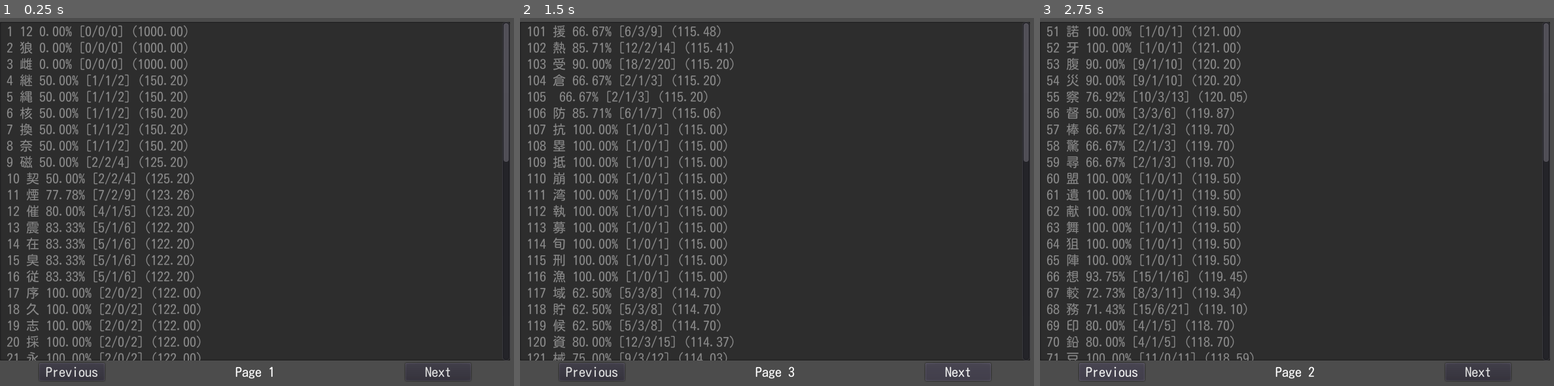
Above: before the commit, frames 1-3 (left to right).
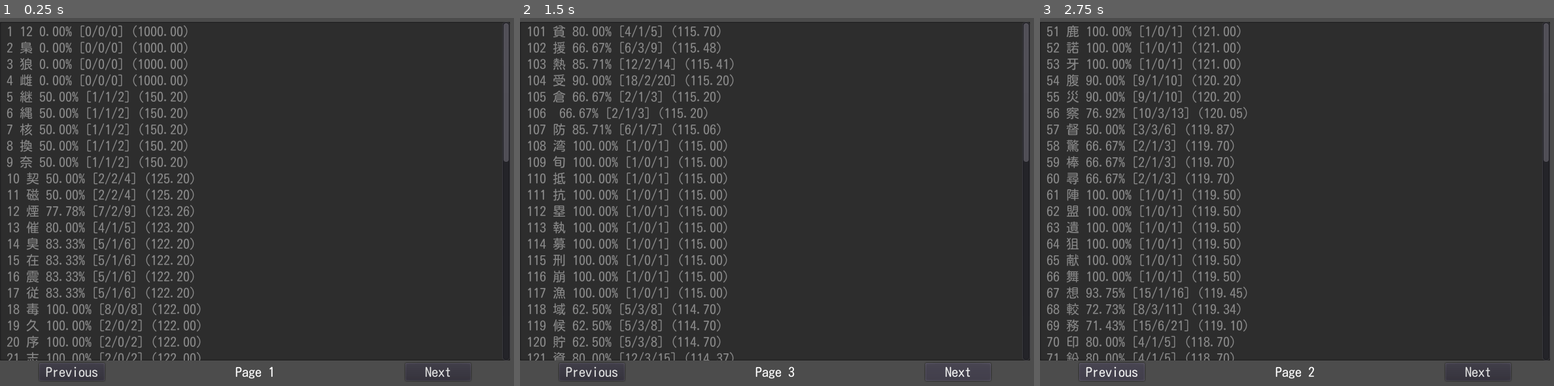
Above: after the commit, the same moments.

Repository: krasi070/know-your-kanji
Game: Godot game, scene res://scenes/ListKanjiWindow.tscn
Two runs of this game, one before a commit and one after it. Both use one fixed random seed, a clock stepped at 60 frames per second and the inputs below. This scene is started directly instead of the project's main scene.
Inputs:
- Up to frame 1 (0.25 s): no input
- Up to frame 2 (1.5 s): click "Next" at 0.5 s; click "Next" at 1.25 s
- Up to frame 3 (2.75 s): click "Previous" at 2 s

The runs differ from the first frame. In frame 1, 1.8% of the frame differs, in the area x 3-40%, y 6-94%; in frame 2, 3.4%; in frame 3, 3.4%, in the area x 5-42%, y 1-94%.

Commit message:
Create KanjiManager class, refactor code in AddKanjiWindow and ListKanjiWindow

Diff:
--- a/data/kanji.json
+++ b/data/kanji.json
@@ -1 +1 @@
-[{"Kanji":"一","Meaning":"one","LastReview":"2021-03-22T00:00 …(296752 unchanged characters)… ":0,"Weight":1000,"CorrectPercentage":0}]
+[{"Kanji":"一","Meaning":"one","LastReview":"2021-03-22T00:00 …(296752 unchanged characters)… ":0,"Weight":1000,"CorrectPercentage":0},{"Kanji":"梟","Meaning":"owl","LastReview":"0001-01-01T00:00:00","LastMistake":"0001-01-01T00:00:00","Appearances":0,"Correct":0,"Wrong":0,"Weight":1000,"CorrectPercentage":0}]
--- a/scripts/AddKanjiWindow.gd
+++ b/scripts/AddKanjiWindow.gd
@@ -1,12 +1,12 @@
 extends VBoxContainer
-
-const PATH := "res://data/kanji.json"
 
 var kanji_input
 var meaninings_input
+var kanji_manager
 
 
 func _ready():
+	kanji_manager = load("res://scripts/KanjiManager.gd").new()
 	kanji_input = $InputPanel/InputContainer/KanjiInputRow/LineEdit
 	meaninings_input = $InputPanel/InputContainer/MeaningsInputRow/LineEdit
 	$AddButton.connect("button_up", self, "_on_AddButton_button_up")
@@ -37,47 +37,13 @@
 
 func add_kanji(kanji: String, meanings: String) -> bool:
 	# Get the data from the file and add the new kanji
-	var json_text = read_file(PATH)
+	var json_text = kanji_manager.read_file()
 	var json : Array = JSON.parse(json_text).result
-	var kanji_json_data := create_json_kanji_data(kanji, meanings)
+	var kanji_json_data : Dictionary = kanji_manager.create_json_kanji_data(kanji, meanings)
 	json.append(kanji_json_data)
 	# Convert json into string and save it into the file
 	var new_json_text := JSON.print(json)
-	return write_file(PATH, new_json_text)
-
-
-func create_json_kanji_data(kanji: String, meanings: String) -> Dictionary:
-	return {
-		"Kanji": kanji,
-		"Meaning": meanings,
-		"LastReview": "0001-01-01T00:00:00",
-		"LastMistake": "0001-01-01T00:00:00",
-		"Appearances": 0,
-		"Correct": 0,
-		"Wrong": 0,
-		"Weight": 1000.0,
-		"CorrectPercentage": 0.0,
-	}
-
-
-func write_file(path: String, data: String) -> bool:
-	var file := File.new()
-	# Check if file exists and can be written in
-	if file.open(path, File.WRITE) != OK:
-		return false
-	file.store_string(data)
-	file.close()
-	return true
-
-
-func read_file(path: String) -> String:
-	var file := File.new()
-	# Check if file exists and can be read
-	if file.open(path, File.READ) != OK:
-		return ""
-	var content := file.get_as_text()
-	file.close()
-	return content
+	return kanji_manager.write_file(new_json_text)
 
 
 func open_dialog(title: String, msg: String) -> void:
--- /dev/null
+++ b/scripts/KanjiManager.gd
@@ -0,0 +1,67 @@
+extends Node
+
+const PATH := "res://data/kanji.json"
+
+var kanji_arr : Array setget ,get_kanji_arr
+
+
+func _init():
+	load_kanji_arr()
+
+
+func get_kanji_arr() -> Array:
+	return kanji_arr
+
+
+func get_sorted_kanji_arr() -> Array:
+	var sorted = kanji_arr.duplicate(true)
+	sorted.sort_custom(self, "kanji_weight_comparison")
+	return sorted
+
+
+func load_kanji_arr() -> void:
+	var json := read_file()
+	kanji_arr = JSON.parse(json).result
+
+
+func add_kanji(kanji) -> void:
+	kanji_arr.append(kanji)
+
+
+func create_json_kanji_data(kanji: String, meanings: String) -> Dictionary:
+	return {
+		"Kanji": kanji,
+		"Meaning": meanings,
+		"LastReview": "0001-01-01T00:00:00",
+		"LastMistake": "0001-01-01T00:00:00",
+		"Appearances": 0,
+		"Correct": 0,
+		"Wrong": 0,
+		"Weight": 1000.0,
+		"CorrectPercentage": 0.0,
+	}
+
+
+func write_file(data: String) -> bool:
+	var file := File.new()
+	# Check if file exists and can be written in
+	if file.open(PATH, File.WRITE) != OK:
+		return false
+	file.store_string(data)
+	file.close()
+	return true
+
+
+func read_file() -> String:
+	var file := File.new()
+	# Check if file exists and can be read
+	if file.open(PATH, File.READ) != OK:
+		return ""
+	var content := file.get_as_text()
+	file.close()
+	return content
+
+
+func kanji_weight_comparison(a, b) -> bool:
+	# Descending weight comparison
+	return a["Weight"] > b["Weight"]
--- a/scripts/ListKanjiWindow.gd
+++ b/scripts/ListKanjiWindow.gd
@@ -1,17 +1,18 @@
 extends VBoxContainer
 
-const PATH := "res://data/kanji.json"
 const FORMAT := " %d %s %1.2f%% [%d/%d/%d] (%1.2f)"
 const PAGE_SIZE := 50
 
 var page := 1
 var last_page : int
+var kanji_manager
 var kanji_arr : Array
+
 
 func _ready():
 	# Load kanji data array
-	load_kanji_arr()
-	kanji_arr.sort_custom(self, "kanji_comparison")
+	kanji_manager = load("res://scripts/KanjiManager.gd").new()
+	kanji_arr = kanji_manager.get_sorted_kanji_arr()
 	# Set last page
 	last_page = kanji_arr.size() / PAGE_SIZE
 	if kanji_arr.size() % PAGE_SIZE > 0:
@@ -56,23 +57,3 @@
 func previous_page() -> void:
 	page = max(page - 1, 1)
 	show_page()
-
-
-func load_kanji_arr() -> void:
-	var json := read_file(PATH)
-	kanji_arr = JSON.parse(json).result
-
-
-func read_file(path: String) -> String:
-	var file := File.new()
-	# Check if file exists and can be read
-	if file.open(path, File.READ) != OK:
-		return ""
-	var content := file.get_as_text()
-	file.close()
-	return content
-
-
-func kanji_comparison(a, b) -> bool:
-	# Descending weight comparison
-	return a["Weight"] > b["Weight"]
